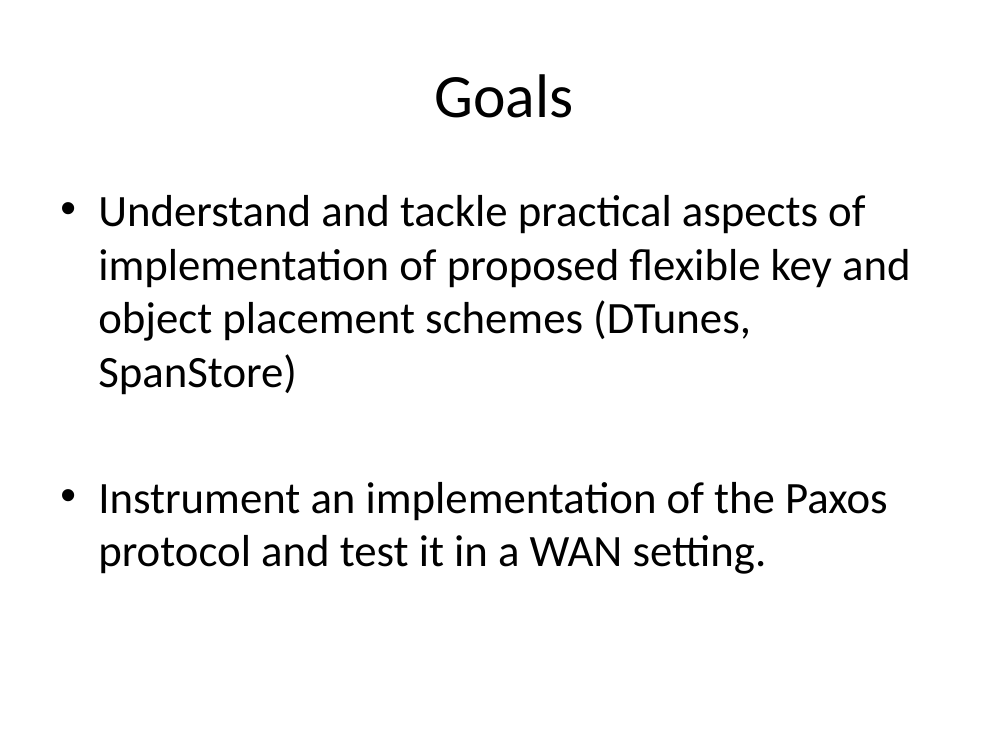
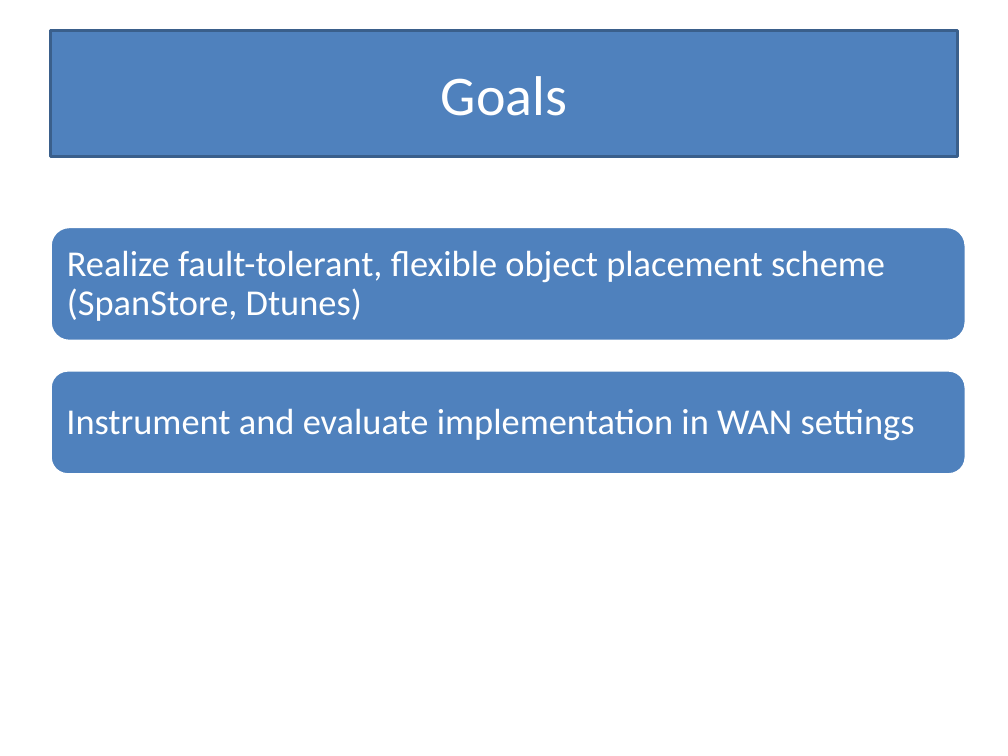
Before and after one commit to Slania/JPaxos-1, a slide deck: slide 6 of Paxos based directory updates for geo-replicated cloud storage.pptx (slide 7 before the commit). Drawn at 1008x756 pixels with LibreOffice and Linux fonts; fonts in the diff are those of the drawing. Boxes give left, top, right and bottom in pixels: in the first picture for what was removed or moved away, otherwise in the second. Text is boxed around its words. In the diff, an @@ line names an element or a change of style, - is before the commit and + after.

```diff
--- a/Paxos based directory updates for geo-replicated cloud storage.pptx
+++ b/Paxos based directory updates for geo-replicated cloud storage.pptx
@@ title "Goals": place and size @@
-title "Goals" at (434,74,573,118)
+title "Goals" at (50,30,958,156)
@@ title "Goals" at (50,30,958,156): size 44 to 40 pt, text colour #000000 to #FFFFFF; fill none to #4F81BD; outline none to #3A5F8C 2 pt @@
@@ text removed at (98,195,911,574) @@
-• Understand and tackle practical aspects of implementation of proposed flexible key and object placement schemes (DTunes, SpanStore)
-• Instrument an implementation of the Paxos protocol and test it in a WAN setting.
@@ group added at (50,227,966,474): 2 rounded rectangles, 2 texts @@
+Realize fault-tolerant, flexible object placement scheme (SpanStore, Dtunes)
+Instrument and evaluate implementation in WAN settings
```
Also in this commit, not shown: 9 other slides changed, 9 slides added.
